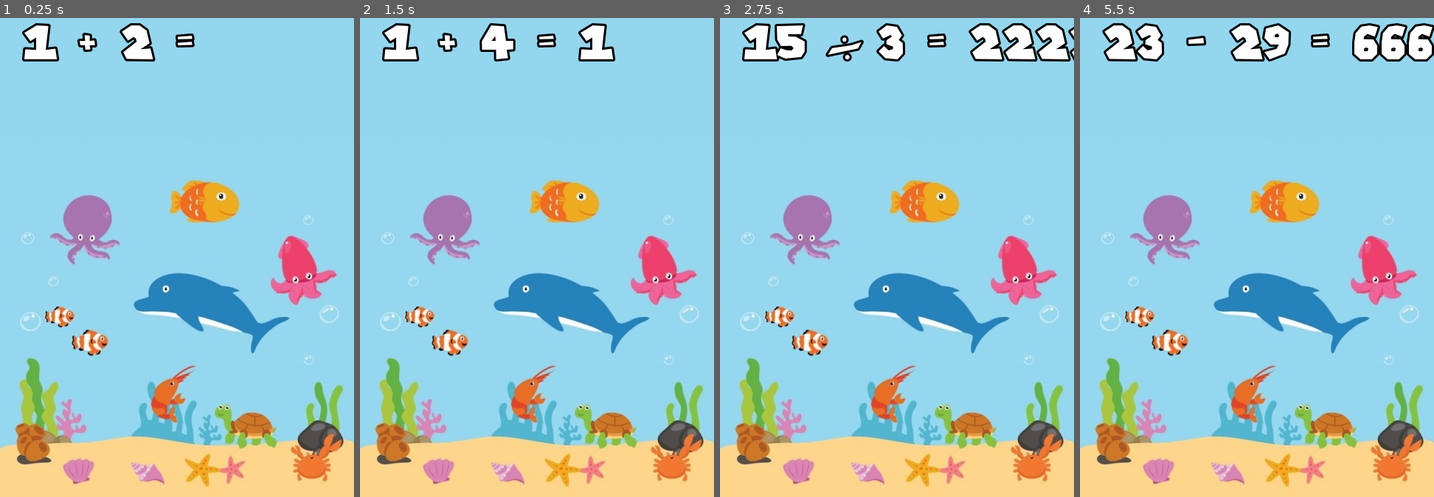
Above: before the commit, frames 1-4 (left to right).
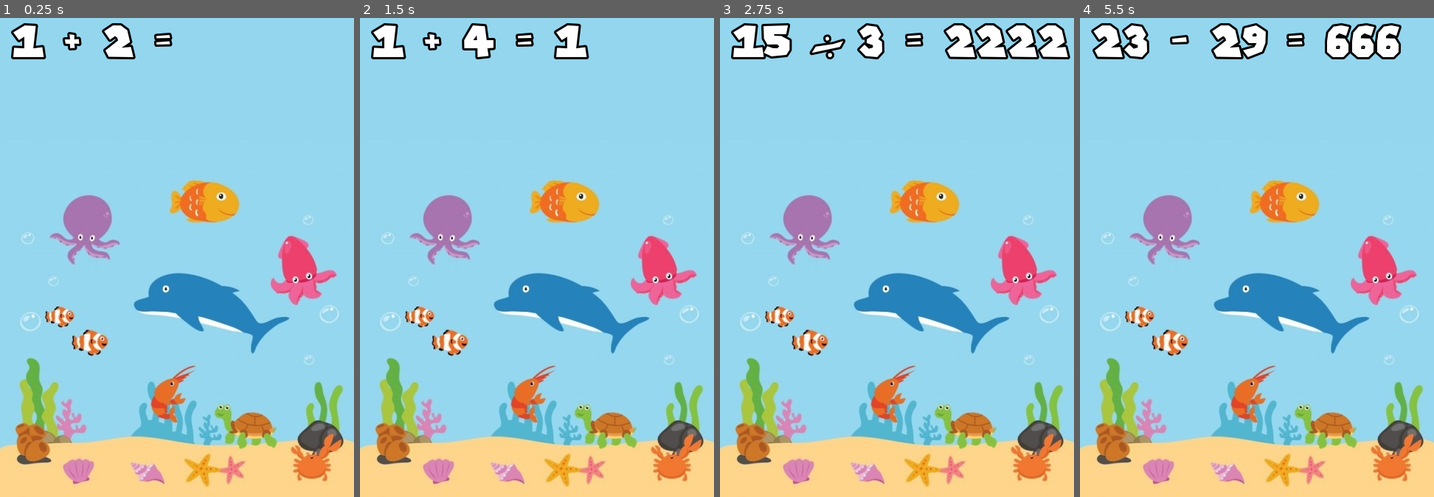
Above: after the commit, the same moments.

Repository: leandroruisjbv/aquarithmetics
Game: Godot game, scene res://cenas/Jogador.tscn
The game is run twice, just before and just after one commit, with the same random seed, the same clock (stepped at 60 frames per second) and the same inputs.
Inputs:
- Up to frame 1 (0.25 s): no input
- Up to frame 2 (1.5 s): tap Enter (ui_accept) at 0.5, 0.77, 1.25 s; hold 0 0.53-1.28 s; tap 1 at 1.35 s
- Up to frame 3 (2.75 s): tap Enter (ui_accept) at 1.52, 2 s; hold 2 from 2.03 s (still down)
- Up to frame 4 (5.5 s): release 2 at 2.78 s; tap 3 at 2.85 s; tap Enter (ui_accept) at 3.02, 3.5, 3.77, 4.52, 5 s; hold 4 3.53-4.28 s; tap 5 at 4.35 s; hold 6 from 5.03 s (still down)

The runs differ from the first frame. In frame 1, 2.2% of the frame differs, in the area x 3-55%, y 1-10%; in frame 2, 3.2%; in frame 3, 4.4%; in frame 4, 4.7%, in the area x 3-100%, y 1-10%.

Commit message:
Tamanho do mostrador
Considerando o texto incicial 2 + 2 = 0000, o tamanho de fonte estava adequado.
Aumentando a dificuldade do jogo, e consequente aumento na quantidade de algarismos, foi necessário reajuste no tamanho, que estava sendo excedido

Diff:
--- a/cenas/Jogador.tscn
+++ b/cenas/Jogador.tscn
@@ -5,7 +5,7 @@
 [ext_resource path="res://assets/background.jpg" type="Texture" id=3]
 
 [sub_resource type="DynamicFont" id=1]
-size = 62
+size = 58
 outline_size = 3
 outline_color = Color( 0, 0, 0, 1 )
 font_data = ExtResource( 1 )
@@ -24,11 +24,11 @@
 [node name="Label" type="Label" parent="."]
 anchor_left = 0.5
 anchor_right = 0.5
-margin_left = -206.5
-margin_right = 206.5
+margin_left = -221.5
+margin_right = 249.5
 margin_bottom = 64.0
 custom_fonts/font = SubResource( 1 )
-text = "2 + 2 = 0000"
+text = "29 + 29 = 0000"
 __meta__ = {
 "_edit_use_anchors_": false
 }
--- a/scripts/Jogador.gd
+++ b/scripts/Jogador.gd
@@ -23,7 +23,6 @@
 	if not delay > 0:
 		if Input.is_key_pressed(KEY_MINUS) or Input.is_key_pressed(KEY_KP_SUBTRACT):
 			if (resposta == '' or resposta.length() == 0):
-				print("apertou o minus")
 				atualiza_display('-')
 
 		elif Input.is_key_pressed(KEY_KP_0) or Input.is_key_pressed(KEY_0) :
